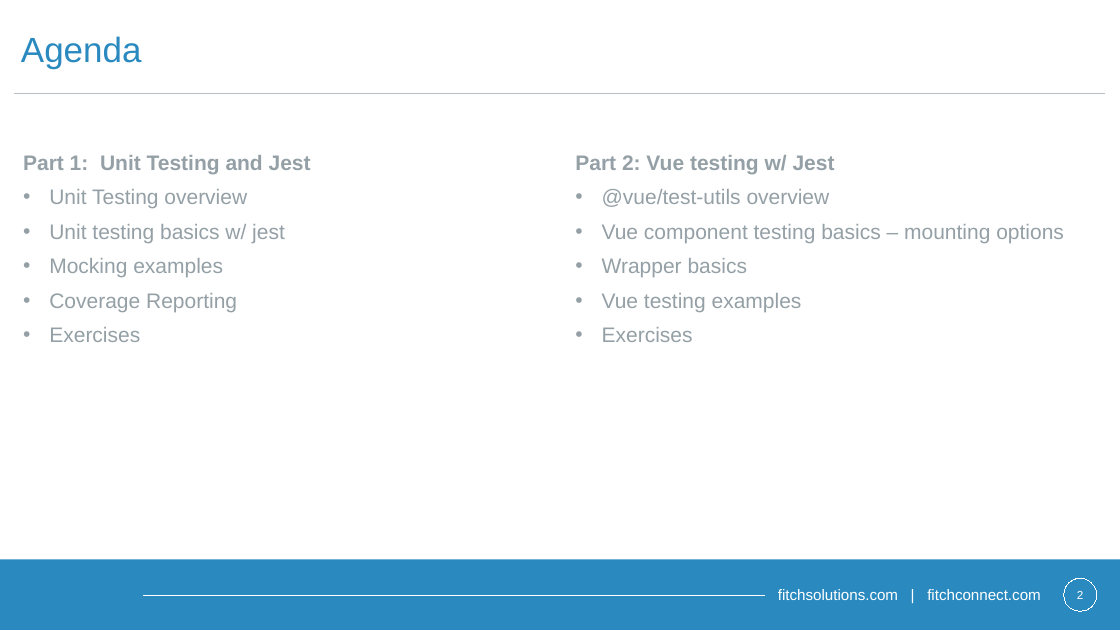
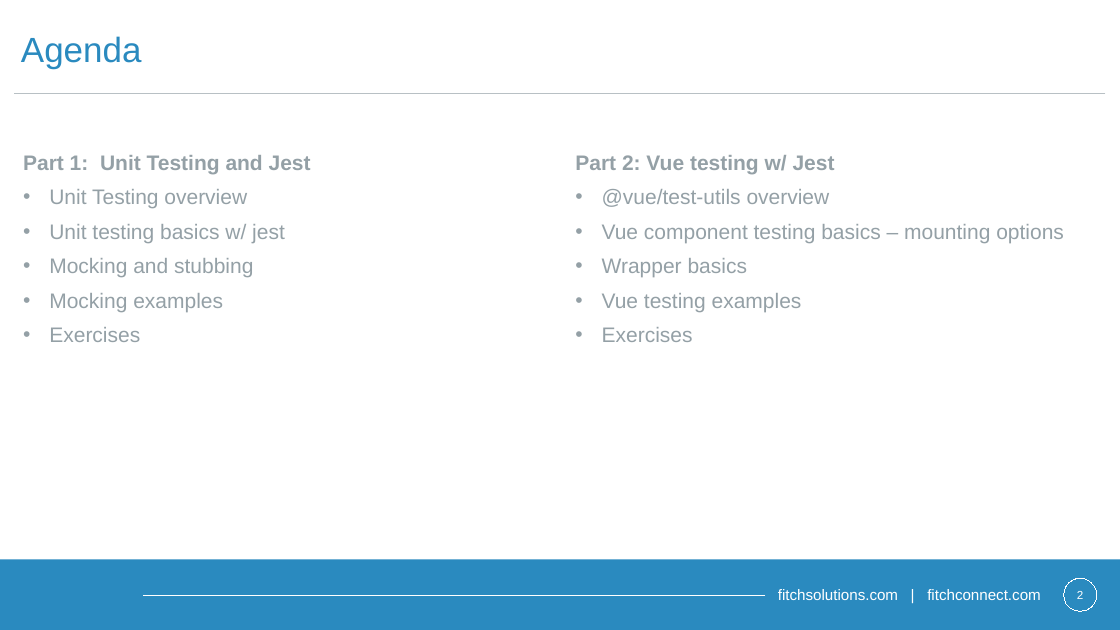
Before and after one commit to Contrapuntist/jesttutorial, a slide deck: slide 2 of presentation/unittestingintro.pptx. Drawn at 1120x630 pixels with LibreOffice and Linux fonts; fonts in the diff are those of the drawing; background and template pictures are left out. Boxes give left, top, right and bottom in pixels: in the first picture for what was removed or moved away, otherwise in the second. Text is boxed around its words. In the diff, an @@ line names an element or a change of style, - is before the commit and + after.

```diff
--- a/presentation/unittestingintro.pptx
+++ b/presentation/unittestingintro.pptx
@@ text at [49,258,253,277]: paragraph added @@
+• Mocking and stubbing
@@ text at [49,293,237,312]: paragraph removed @@
-• Coverage Reporting
```
Also in this commit, not shown: 1 other slide changed, 4 other files.
